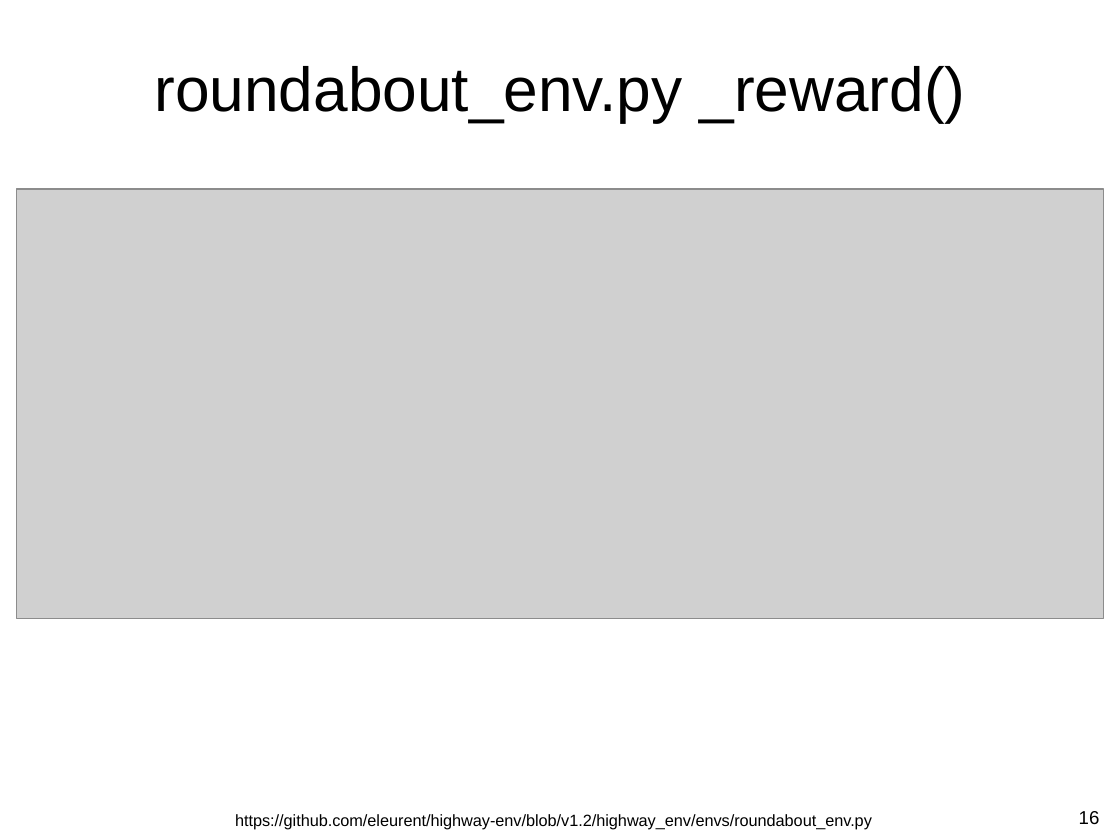
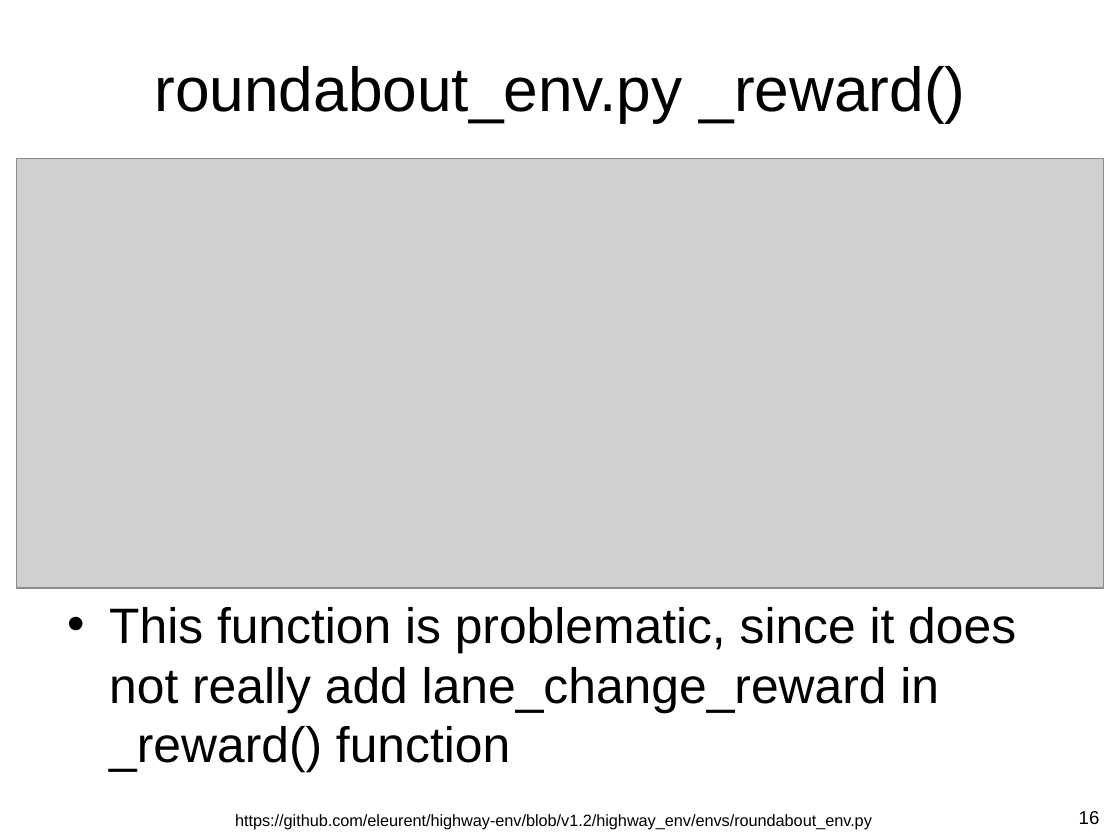
Before and after one commit to guzonghua/saavlabs, a slide deck: slide 16 of Lab3/Lab3 Highway Env.pptx. Drawn at 1120x840 pixels with LibreOffice and Linux fonts; fonts in the diff are those of the drawing; grey boxes stand for pictures. Boxes give left, top, right and bottom in pixels: in the first picture for what was removed or moved away, otherwise in the second. Text is boxed around its words. In the diff, an @@ line names an element or a change of style, - is before the commit and + after.

```diff
--- a/Lab3/Lab3 Highway Env.pptx
+++ b/Lab3/Lab3 Highway Env.pptx
@@ picture: place and size @@
-picture at bbox=[17, 189, 1103, 618]
+picture at bbox=[17, 159, 1103, 588]
@@ text added at bbox=[109, 607, 1016, 773], 32 pt, text #000000 @@
+• This function is problematic, since it does not really add lane_change_reward in _reward() function
```
Also in this commit, not shown: 1 other slide changed, 1 other file.
